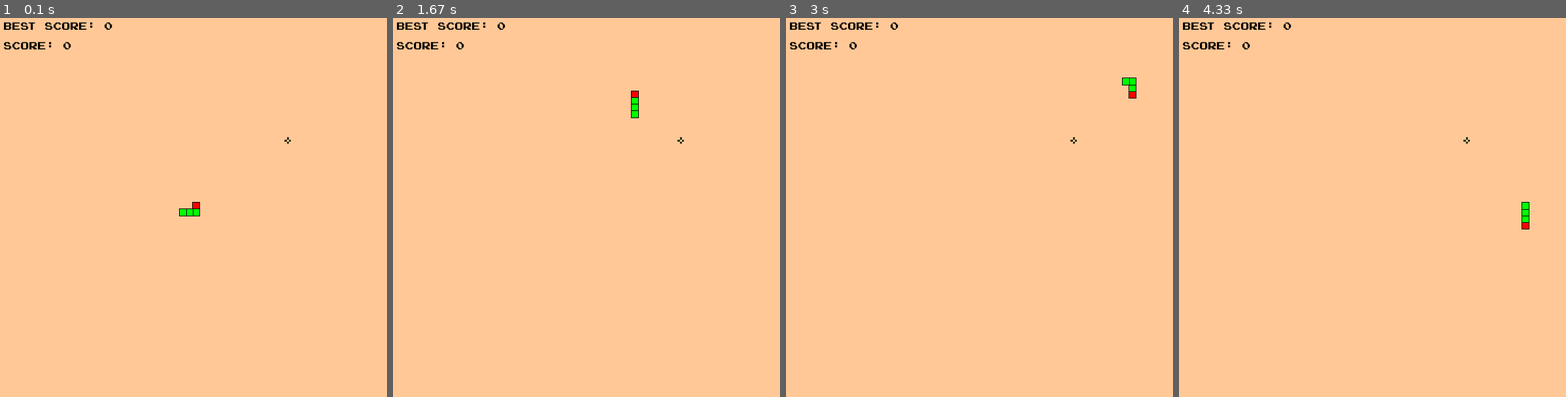
Above: before the commit, frames 1-4 (left to right).
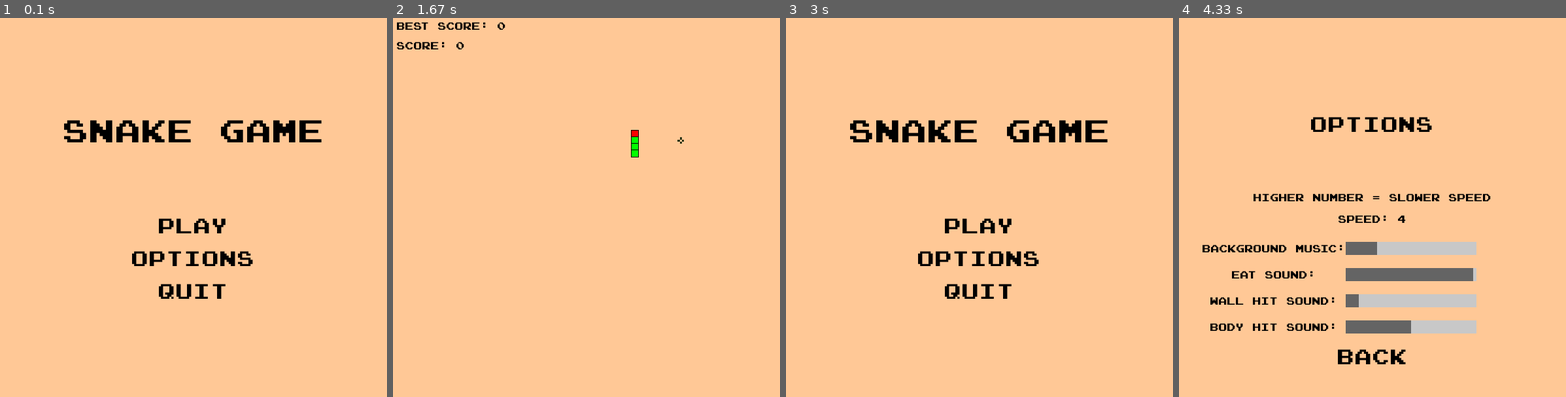
Above: after the commit, the same moments.

Repository: PatrikElias2/Projects
Game: pygame game, started from Python Projects/Snake game - Pygame/game.py
Two runs of this game, one before a commit and one after it. Both use one fixed random seed, a clock stepped at 60 frames per second and the inputs below.
Inputs (mouse positions are in pixels of both pictures, inside the frame that each line leads up to):
- Up to frame 1 (0.1 s): no input
- Up to frame 2 (1.67 s): click (586, 207) at 0.38 s; hold Right 0.67-1.13 s; hold Up 1.17-1.47 s; click (625, 294) at 1.55 s
- Up to frame 3 (3 s): hold Right 1.83-2.3 s; hold Esc from 2.9 s (still down); hold Down from 2.9 s (still down)
- Up to frame 4 (4.33 s): release Esc at 3.2 s; release Down at 3.2 s; click (1418, 241) at 3.28 s; click (1411, 328) at 3.62 s; click (1376, 249) at 3.95 s; click (1473, 271) at 4.28 s

The runs differ from the first frame. In frame 1, 4.0% of the frame differs, in the area x 1-84%, y 1-75%; in frame 2, 0.3%; in frame 3, 4.0%; in frame 4, 8.7%, in the area x 1-91%, y 1-92%.

Commit message:
Added main menu with speed and volume options

Diff:
--- a/Python Projects/Snake game - Pygame/game.py
+++ b/Python Projects/Snake game - Pygame/game.py
@@ -4,6 +4,7 @@
 
 # Init pygame
 pygame.init()
+pygame.mixer.init()
 
 # Window
 WIDTH = 600
@@ -20,6 +21,8 @@
 snake_head_color = (255, 0, 0)
 snake_body_color = (0, 255, 0)
 black_color_bg = (0, 0, 0)
+button_color = (0, 255, 0)
+button_hover_color = (0, 200, 0)
 
 # variables
 snake_rect_size = 10
@@ -34,9 +37,14 @@
 small_font = pygame.font.Font('font/font.otf', 16)
 
 # Load and play background music
-pygame.mixer.music.load('music/bg_music.wav')  # Replace with the path to your music file
+pygame.mixer.music.load('music/bg_music.wav')
 pygame.mixer.music.play(-1)  # Play the music in a loop
 pygame.mixer.music.set_volume(0.1)
+
+eat_sound = pygame.mixer.Sound("music/eat.mp3")
+wall_hit_sound = pygame.mixer.Sound("music/wall.mp3")
+body_hit_sound = pygame.mixer.Sound("music/body.wav")
+
 
 class Snake:
     def __init__(self):
@@ -73,8 +81,6 @@
         self.position = self.random_position()
         self.food_image = pygame.image.load("img/food.png")
         self.food_image = pygame.transform.scale(self.food_image, (food_rect_size, food_rect_size))  # Scale the image to the size of the food rectangle
-
-
 
     def random_position(self):
         # Logic to get a random position
@@ -102,9 +108,14 @@
         self.best_score = best_score
         self.move_counter = 0
         self.move_delay = 4  # Change this value to control the speed (higher = slower)
-        self.eat_sound = pygame.mixer.Sound("music/eat.mp3")
-        self.wall_hit_sound = pygame.mixer.Sound("music/wall.mp3")
-        self.body_hit_sound = pygame.mixer.Sound("music/body.wav")
+        self.eat_sound = eat_sound
+        self.wall_hit_sound = wall_hit_sound
+        self.body_hit_sound = body_hit_sound
+        self.game_over_flag = False
+        self.bg_music_volume = 0.1
+        self.eat_sound_volume = 0.1
+        self.wall_hit_sound_volume = 0.1
+        self.body_hit_sound_volume = 0.1
 
 
     def draw_score(self):
@@ -144,26 +155,31 @@
             self.game_over()
 
     def update(self):
-        self.move_counter += 1
-        if self.move_counter >= self.move_delay:
-            self.snake.move()
-            self.check_collision()
-            self.move_counter = 0
+        if not self.game_over_flag:
+            self.move_counter += 1
+            if self.move_counter >= self.move_delay:
+                self.snake.move()
+                self.check_collision()
+                self.move_counter = 0
 
     def game_over(self):
         self.game_over_flag = True
         self.draw_game_over_screen()
 
     def draw_game_over_screen(self):
+        pygame.mixer.music.stop()
         game_over_text = big_font.render('Game Over', True, black_color_bg)
         play_again_text = medium_font.render('Play Again', True, black_color_bg)
         window.blit(game_over_text, ((WIDTH - game_over_text.get_width()) // 2, HEIGHT // 2 - 50))
 
-        # Button for Play Again
+        # Button for Play Again and Main menu
         play_again_rect = pygame.Rect((WIDTH - play_again_text.get_width() - 20) // 2, HEIGHT // 2 + 20,
-                                      play_again_text.get_width() + 20, play_again_text.get_height() + 10)
+                                    play_again_text.get_width() + 20, play_again_text.get_height() + 10)
+
         pygame.draw.rect(window, bg_color, play_again_rect)
+
         window.blit(play_again_text, (play_again_rect.x + 10, play_again_rect.y + 5))
+
 
         pygame.display.update()
 
@@ -178,36 +194,204 @@
                         self.restart_game()
                         waiting_for_restart = False
 
+
     def restart_game(self):
+        pygame.mixer.music.play(-1)
         self.score = 0
         self.snake = Snake()
         self.food = Food(self.snake.body)
         self.game_over_flag = False
 
+    def draw_main_menu(self):
+        window.fill(bg_color)
+        title_text = big_font.render('Snake Game', True, black_color_bg)
+        play_text = medium_font.render('Play', True, black_color_bg)
+        options_text = medium_font.render('Options', True, black_color_bg)
+        quit_text = medium_font.render('Quit', True, black_color_bg)
+
+        window.blit(title_text, ((WIDTH - title_text.get_width()) // 2, HEIGHT // 4))
+
+        # Buttons
+        play_rect = pygame.Rect((WIDTH - play_text.get_width() - 20) // 2, HEIGHT // 2,
+                                play_text.get_width() + 20, play_text.get_height() + 10)
+        options_rect = pygame.Rect((WIDTH - options_text.get_width() - 20) // 2, HEIGHT // 2 + 50,
+                                   options_text.get_width() + 20, options_text.get_height() + 10)
+        quit_rect = pygame.Rect((WIDTH - quit_text.get_width() - 20) // 2, HEIGHT // 2 + 100,
+                                quit_text.get_width() + 20, quit_text.get_height() + 10)
+
+        pygame.draw.rect(window, bg_color, play_rect)
+        pygame.draw.rect(window, bg_color, options_rect)
+        pygame.draw.rect(window, bg_color, quit_rect)
+
+        window.blit(play_text, (play_rect.x + 10, play_rect.y + 5))
+        window.blit(options_text, (options_rect.x + 10, options_rect.y + 5))
+        window.blit(quit_text, (quit_rect.x + 10, quit_rect.y + 5))
+
+        pygame.display.update()
+
+        return play_rect, options_rect, quit_rect
+
+    def draw_options_menu(self):
+        window.fill(bg_color)
+        options_text = medium_font.render('Options', True, black_color_bg)
+        speed_text_legend = small_font.render('Higher number = slower speed', True, black_color_bg)
+        speed_text = small_font.render(f'Speed: {self.move_delay}', True, black_color_bg)
+        volume_text = small_font.render('Volume:', True, black_color_bg)
+        back_text = medium_font.render('Back', True, black_color_bg)
+
+        window.blit(options_text, ((WIDTH - options_text.get_width()) // 2, HEIGHT // 4))
+        window.blit(speed_text_legend, ((WIDTH - speed_text_legend.get_width()) // 2, HEIGHT // 2.2))
+
+        # Speed adjustment
+        speed_rect = pygame.Rect((WIDTH - speed_text.get_width() - 20) // 2, HEIGHT // 2,
+                                 speed_text.get_width() + 20, speed_text.get_height() + 10)
+
+        # Back text
+        back_rect = pygame.Rect((WIDTH - back_text.get_width() - 20) // 2, HEIGHT - 100,
+                                back_text.get_width() + 20, back_text.get_height() + 10)
+
+        pygame.draw.rect(window, bg_color, speed_rect)
+        pygame.draw.rect(window, bg_color, back_rect)
+
+        window.blit(speed_text, (speed_rect.x + 10, speed_rect.y + 5))
+        window.blit(back_text, (back_rect.x + 10, back_rect.y + 5))
+
+        # Volume sliders and texts
+
+        bg_music_text = small_font.render('Background Music:', True, black_color_bg)
+        window.blit(bg_music_text, ((WIDTH - bg_music_text.get_width()) // 2 - 150, HEIGHT // 2 + 50))
+
+        eat_sound_text = small_font.render('Eat Sound:', True, black_color_bg)
+        window.blit(eat_sound_text, ((WIDTH - eat_sound_text.get_width()) // 2 - 150, HEIGHT // 2 + 90))
+
+        wall_hit_sound_text = small_font.render('Wall Hit Sound:', True, black_color_bg)
+        window.blit(wall_hit_sound_text, ((WIDTH - wall_hit_sound_text.get_width()) // 2 - 150, HEIGHT // 2 + 130))
+
+        body_hit_sound_text = small_font.render('Body Hit Sound:', True, black_color_bg)
+        window.blit(body_hit_sound_text, ((WIDTH - body_hit_sound_text.get_width()) // 2 - 150, HEIGHT // 2 + 170))
+
+        bg_music_slider_rect = pygame.Rect((WIDTH - 200) // 2 + 60, HEIGHT // 2 + 50, 200, 20)
+        eat_sound_slider_rect = pygame.Rect((WIDTH - 200) // 2 + 60, HEIGHT // 2 + 90, 200, 20)
+        wall_hit_sound_slider_rect = pygame.Rect((WIDTH - 200) // 2 + 60, HEIGHT // 2 + 130, 200, 20)
+        body_hit_sound_slider_rect = pygame.Rect((WIDTH - 200) // 2 + 60, HEIGHT // 2 + 170, 200, 20)
+
+        pygame.draw.rect(window, (200, 200, 200), bg_music_slider_rect)
+        pygame.draw.rect(window, (100, 100, 100), (bg_music_slider_rect.x, bg_music_slider_rect.y, self.bg_music_volume * 200, 20))
+
+        pygame.draw.rect(window, (200, 200, 200), eat_sound_slider_rect)
+        pygame.draw.rect(window, (100, 100, 100), (eat_sound_slider_rect.x, eat_sound_slider_rect.y, self.eat_sound_volume * 200, 20))
+
+        pygame.draw.rect(window, (200, 200, 200), wall_hit_sound_slider_rect)
+        pygame.draw.rect(window, (100, 100, 100), (wall_hit_sound_slider_rect.x, wall_hit_sound_slider_rect.y, self.wall_hit_sound_volume * 200, 20))
+
+        pygame.draw.rect(window, (200, 200, 200), body_hit_sound_slider_rect)
+        pygame.draw.rect(window, (100, 100, 100), (body_hit_sound_slider_rect.x, body_hit_sound_slider_rect.y, self.body_hit_sound_volume * 200, 20))
+
+        pygame.display.update()
+
+        return speed_rect, back_rect, bg_music_slider_rect, eat_sound_slider_rect, wall_hit_sound_slider_rect, body_hit_sound_slider_rect
+
 
 game = Game()
 
 # main cycle
 running = True
+in_menu = True
+in_options = False
+sliders = {}
+music_playing = False  # Flag to manage short music play
+
 while running:
 
     window.fill(bg_color)
+    if in_menu:
+        play_rect, options_rect, quit_rect = game.draw_main_menu()
+        pygame.mixer.music.stop()  # Stop the background music when in menu
+    elif in_options:
+        speed_rect, back_rect, bg_music_slider_rect, eat_sound_slider_rect, wall_hit_sound_slider_rect, body_hit_sound_slider_rect = game.draw_options_menu()
+        sliders = {
+            'bg_music': bg_music_slider_rect,
+            'eat_sound': eat_sound_slider_rect,
+            'wall_hit_sound': wall_hit_sound_slider_rect,
+            'body_hit_sound': body_hit_sound_slider_rect
+        }
+    else:
+        if not pygame.mixer.music.get_busy():
+            pygame.mixer.music.play(-1)  # Play background music on loop when game starts
+        game.update()
+        game.draw()
 
     for event in pygame.event.get():
         if event.type == pygame.QUIT:
             running = False
-        # Add controls for changing direction
         elif event.type == pygame.KEYDOWN:
-            if event.key == pygame.K_UP and game.snake.direction != (0, 1):
-                game.snake.direction = (0, -1)
-            elif event.key == pygame.K_DOWN and game.snake.direction != (0, -1):
-                game.snake.direction = (0, 1)
-            elif event.key == pygame.K_LEFT and game.snake.direction != (1, 0):
-                game.snake.direction = (-1, 0)
-            elif event.key == pygame.K_RIGHT and game.snake.direction != (-1, 0):
-                game.snake.direction = (1, 0)
-    game.update()
-    game.draw()
+            if event.key == pygame.K_ESCAPE:
+                in_menu = not in_menu  # Toggle menu
+                in_options = False  # Reset options menu flag
+            elif not in_menu and not in_options:  # Only handle key presses when not in menu or options
+                if event.key == pygame.K_UP and game.snake.direction != (0, 1):
+                    game.snake.direction = (0, -1)
+                elif event.key == pygame.K_DOWN and game.snake.direction != (0, -1):
+                    game.snake.direction = (0, 1)
+                elif event.key == pygame.K_LEFT and game.snake.direction != (1, 0):
+                    game.snake.direction = (-1, 0)
+                elif event.key == pygame.K_RIGHT and game.snake.direction != (-1, 0):
+                    game.snake.direction = (1, 0)
+
+        elif event.type == pygame.MOUSEBUTTONDOWN and event.button == 1:
+            if in_menu:
+                if play_rect.collidepoint(event.pos):
+                    in_menu = False
+                elif options_rect.collidepoint(event.pos):
+                    in_options = True
+                    in_menu = False
+                elif quit_rect.collidepoint(event.pos):
+                    running = False
+            elif in_options:
+                if speed_rect.collidepoint(event.pos):
+                    game.move_delay = (game.move_delay + 1) % 20  # Speed adjustment
+                elif back_rect.collidepoint(event.pos):
+                    in_options = False
+                    in_menu = True
+                else:
+                    for key, rect in sliders.items():
+                        if rect.collidepoint(event.pos):
+                            relative_x = event.pos[0] - rect.x
+                            volume = relative_x / rect.width
+                            if key == 'bg_music':
+                                game.bg_music_volume = volume
+                                pygame.mixer.music.set_volume(volume)
+                                if not music_playing:
+                                    pygame.mixer.music.play()
+                                    music_playing = True
+                                    pygame.time.set_timer(pygame.USEREVENT, 1000)
+                            elif key == 'eat_sound':
+                                game.eat_sound_volume = volume
+                                game.eat_sound.set_volume(volume)
+                                if not music_playing:
+                                    game.eat_sound.play()
+                                    music_playing = True
+                                    pygame.time.set_timer(pygame.USEREVENT, 1000)
+                            elif key == 'wall_hit_sound':
+                                game.wall_hit_sound_volume = volume
+                                game.wall_hit_sound.set_volume(volume)
+                                if not music_playing:
+                                    game.wall_hit_sound.play()
+                                    music_playing = True
+                                    pygame.time.set_timer(pygame.USEREVENT, 1000)
+                            elif key == 'body_hit_sound':
+                                game.body_hit_sound_volume = volume
+                                game.body_hit_sound.set_volume(volume)
+                                if not music_playing:
+                                    game.body_hit_sound.play()
+                                    music_playing = True
+                                    pygame.time.set_timer(pygame.USEREVENT, 1000)
+
+        elif event.type == pygame.USEREVENT:
+            if music_playing:
+                pygame.mixer.music.stop()
+                music_playing = False
+
     pygame.display.update()
     clock.tick(fps)
 
